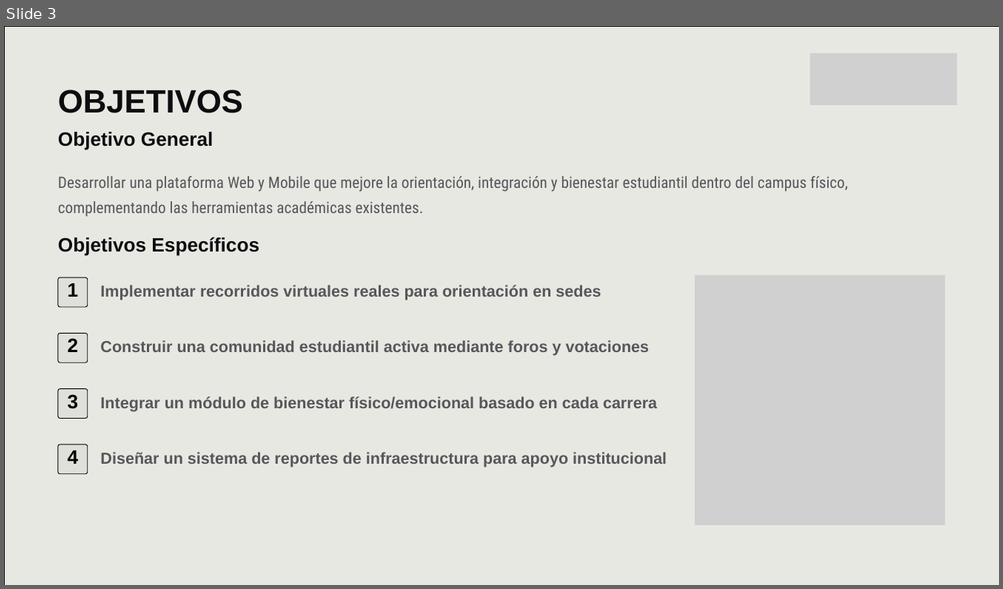
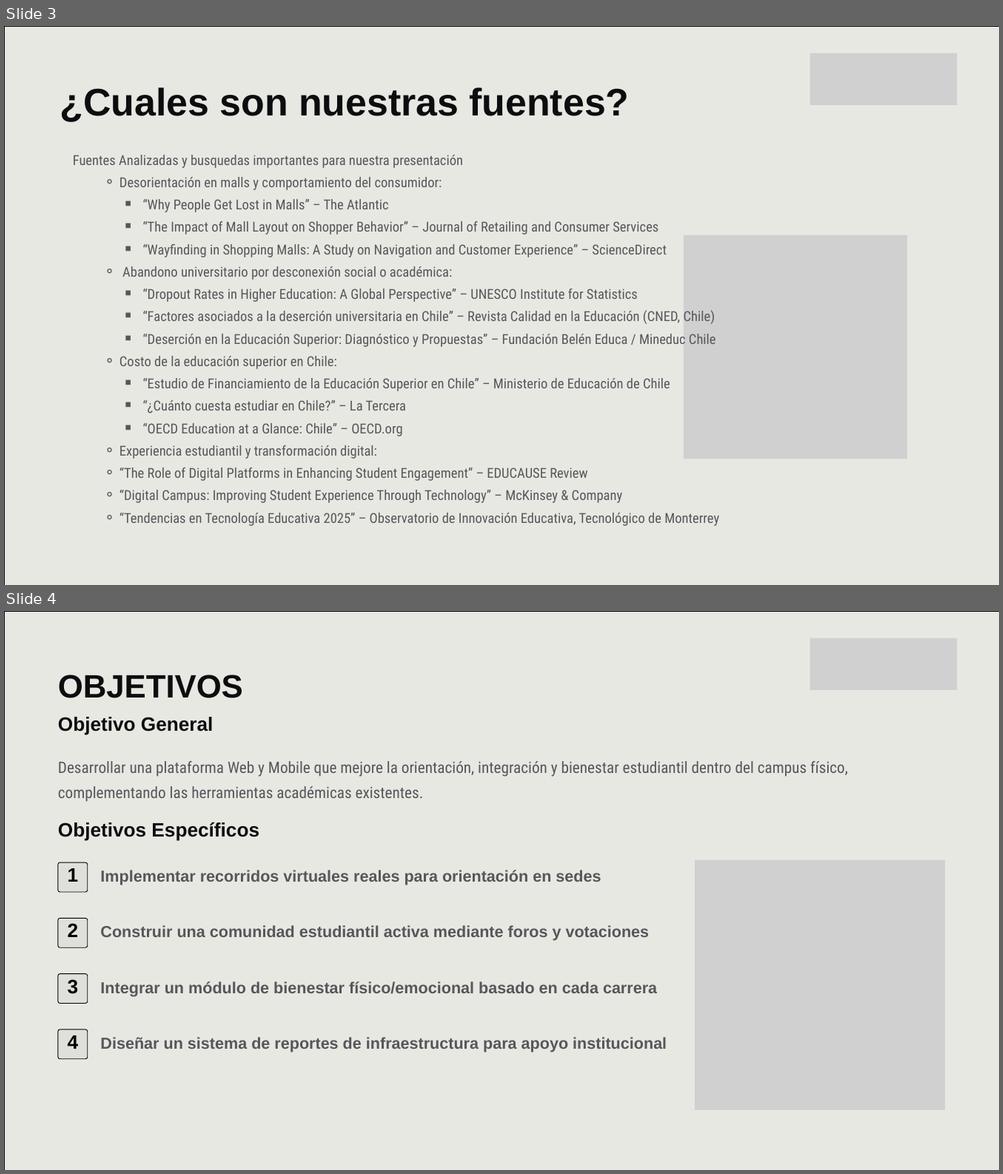
Before and after one commit to JackStar6677-1/students-point, a slide deck: FASE 3/Evidencias grupales/PROYECTO-STUDENTSPOINT2.pptx. Shown one above the other, each under a label of ours: slide 3 before the commit, slides 3 and 4 after it. The pictures are 1003x589 and 1003x1174 pixels, drawn with LibreOffice and Linux fonts; fonts in the diff are those of the drawing; grey boxes stand for pictures. Boxes give left, top, right and bottom in pixels: in the first picture for what was removed or moved away, otherwise in the second. Text is boxed around its words. In the diff, an @@ line names an element or a change of style, - is before the commit and + after.

```diff
--- a/FASE 3/Evidencias grupales/PROYECTO-STUDENTSPOINT2.pptx
+++ b/FASE 3/Evidencias grupales/PROYECTO-STUDENTSPOINT2.pptx
@@ slide 3 added at bbox=[4, 26, 999, 585], background #FFFFFF @@
@@ freeform shape added at bbox=[4, 26, 999, 585], fill #0C0D0F, outline #000000 1 pt @@
@@ freeform shape added at bbox=[4, 26, 999, 585], fill #E8E8E3, outline #000000 1 pt @@
@@ picture added at bbox=[810, 53, 957, 106] @@
@@ text added at bbox=[60, 87, 629, 122], 55.6 pt, text #0C0D0F, bold @@
+¿Cuales son nuestras fuentes?
@@ text added at bbox=[73, 155, 719, 526], 19.9 pt, text #55575A @@
+Fuentes Analizadas y busquedas importantes para nuestra presentación
+    ⚬ Desorientación en malls y comportamiento del consumidor:
+      ￭ “Why People Get Lost in Malls” – The Atlantic
+      ￭ “The Impact of Mall Layout on Shopper Behavior” – Journal of Retailing and Consumer Services
+      ￭ “Wayfinding in Shopping Malls: A Study on Navigation and Customer Experience” – ScienceDirect
+    ⚬ Abandono universitario por desconexión social o académica:
+      ￭ “Dropout Rates in Higher Education: A Global Perspective” – UNESCO Institute for Statistics
+      ￭ “Factores asociados a la deserción universitaria en Chile” – Revista Calidad en la Educación (CNED, Chile)
+      ￭ “Deserción en la Educación Superior: Diagnóstico y Propuestas” – Fundación Belén Educa / Mineduc Chile
+    ⚬ Costo de la educación superior en Chile:
+      ￭ “Estudio de Financiamiento de la Educación Superior en Chile” – Ministerio de Educación de Chile
+      ￭ “¿Cuánto cuesta estudiar en Chile?” – La Tercera
+      ￭ “OECD Education at a Glance: Chile” – OECD.org
+    ⚬ Experiencia estudiantil y transformación digital:
+    ⚬ “The Role of Digital Platforms in Enhancing Student Engagement” – EDUCAUSE Review
+    ⚬ “Digital Campus: Improving Student Experience Through Technology” – McKinsey & Company
+    ⚬ “Tendencias en Tecnología Educativa 2025” – Observatorio de Innovación Educativa, Tecnológico de Monterrey
@@ picture added at bbox=[683, 235, 907, 459] @@
@@ what was slide 3 is now slide 4 @@
```
Also in this commit, not shown: 1 slide changed.
